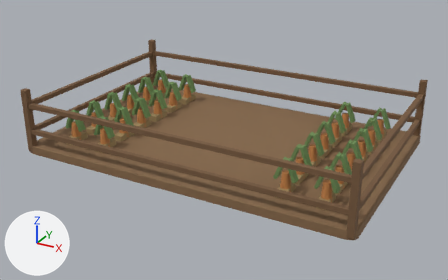
Two versions of the glTF model public/assets/town/models/vegetablefield-1.glb, one commit apart.
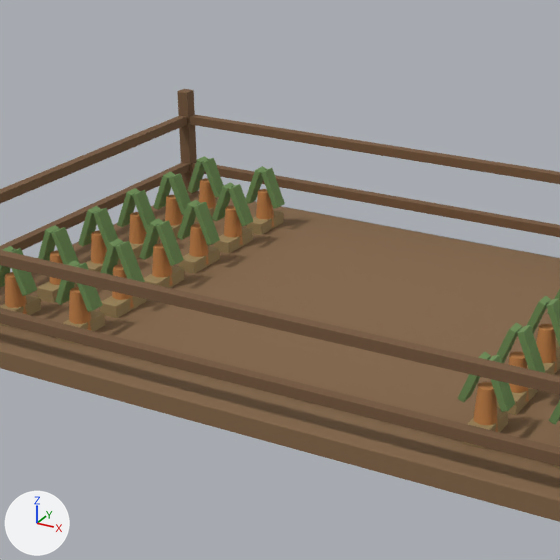
Old and new are each drawn whole from a 50 mm camera at (2.34, -4.34, 2.23) aimed at (0.01, -0.1, 0.11) and again close up on the part from 15% to 71% of the width and 0% to 89% of the height. Lighting does not change. The marker at lower left points along +X, +Y and +Z. The first two pictures are the older version. Where no turn or scale is listed for an object, it has been applied to the vertices. Vertices at exactly the same position are counted once.
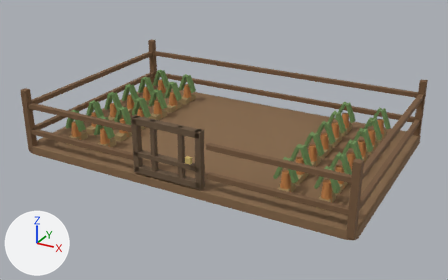
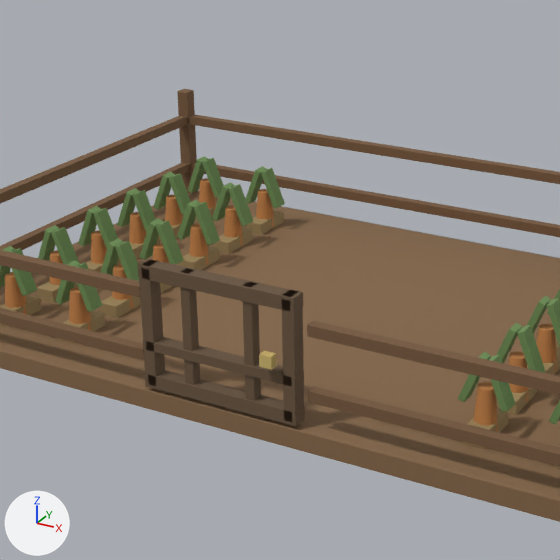
Boxes [x1, y1, x2, y2] around the edits, measured in the close-ups (560 x 560 px):
'Mesh_5', added (brown)
    after: [138, 259, 305, 426]
'Mesh_6', added
    after: [259, 351, 277, 370]
part 1 of me_mesh_1, reshaped
    both: [0, 250, 560, 466]

What the commit changed:
Material 'Material_6' (mat_material_6) is new.
Its base color is (0.604, 0.451, 0.15) (yellow #ccb36c).
Its roughness is 0.88.
Material 'Material_5' (mat_material_5) is new.
Its base color is (0.141, 0.0887, 0.0482) (brown #69543e).
Its roughness is 0.88.
me_mesh_1 is used by ob_mesh_1; location (0.0, 0.0, 0.0).
me_mesh_1 had 672 vertices, 1296 faces and spanned x -1.43..1.43, y -0.93..0.93, z 0.01..0.56.
me_mesh_1 now has 784 vertices, 1512 faces and spans x -1.43..1.43, y -0.93..0.93, z 0.01..0.56.
me_mesh_1 part 1: 14 vertices moved from x -1.38..1.38, y -0.92..-0.88, z 0.18..0.45 to x -1.39..1.39, y -0.92..-0.88, z 0.18..0.45; 66 vertices removed from x -1.38..1.38, y -0.92..-0.88, z 0.18..0.45; 178 vertices added at x -1.39..1.39, y -0.92..-0.88, z 0.18..0.45.
Mesh me_mesh_6 is new.
It has 56 vertices, 108 faces and spans x 0.4875..0.5325, y -0.063..-0.031, z -0.0225..0.0225.
It uses material mat_material_6 (yellow #ccb36c).
Mesh me_mesh_5 is new.
It has 392 vertices, 756 faces and spans x 0.0..0.6, y -0.027..0.027, z -0.225..0.225.
It uses material mat_material_5 (brown #69543e).
Object 'Mesh_6' (ob_mesh_6) is new; it shows me_mesh_6.
Its location is (-0.32, -0.9, 0.31).
Object 'Mesh_5' (ob_mesh_5) is new; it shows me_mesh_5.
Its location is (-0.32, -0.9, 0.31).
